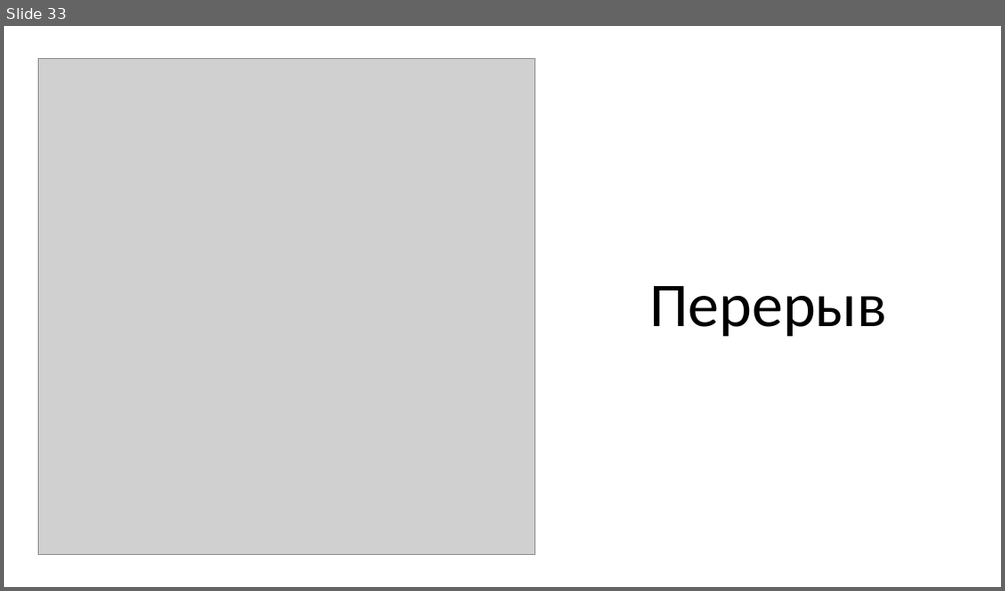
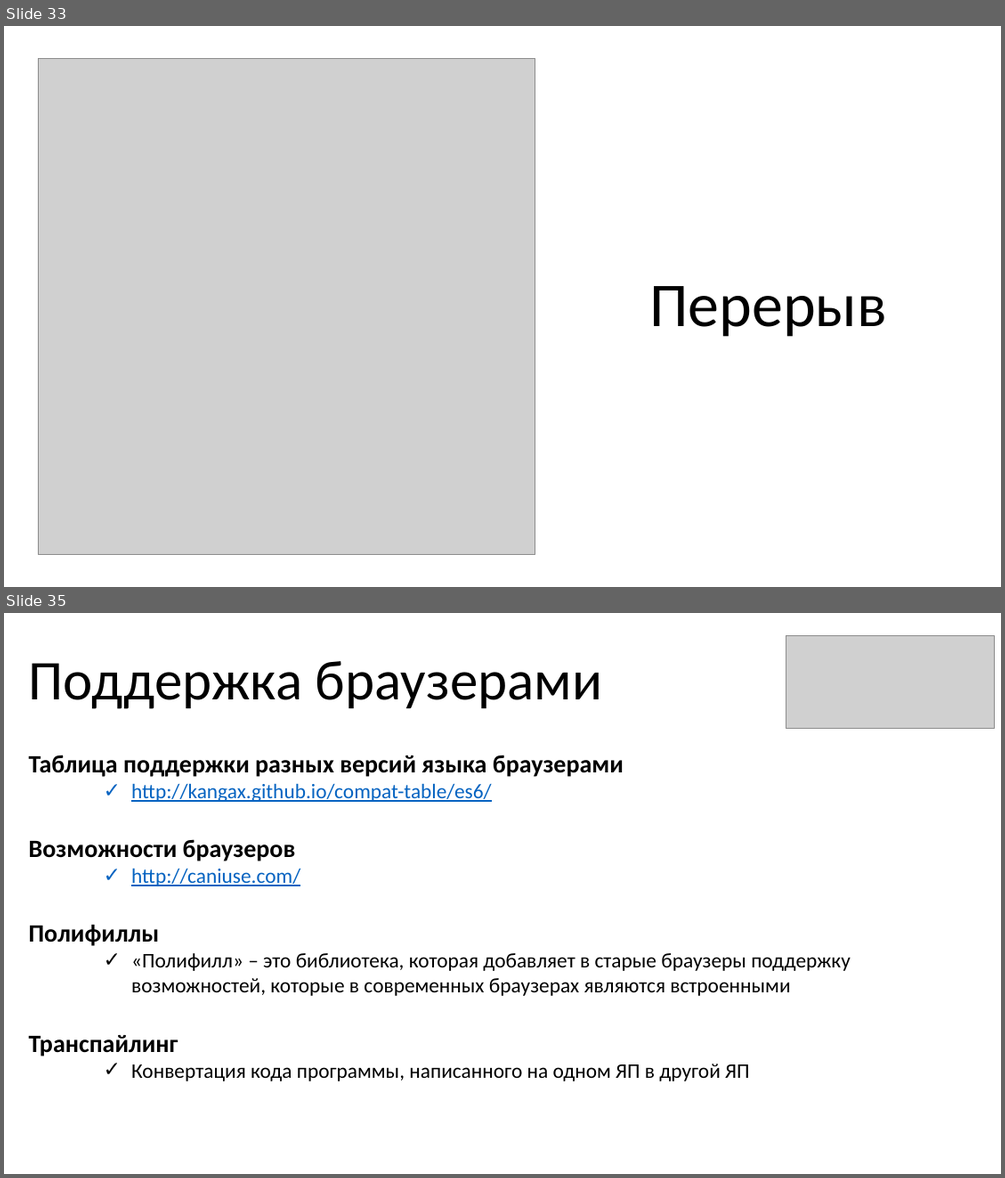
Before and after one commit to KOPTE3/modern-es, a slide deck: Modern ES.pptx. Shown one above the other, each under a label of ours: slide 33 before the commit, slides 33 and 35 after it; the slides between them are not shown. The pictures are 1005x591 and 1005x1178 pixels, drawn with LibreOffice and Linux fonts; fonts in the diff are those of the drawing; grey boxes stand for pictures. Boxes give left, top, right and bottom in pixels: in the first picture for what was removed or moved away, otherwise in the second. Text is boxed around its words. In the diff, an @@ line names an element or a change of style, - is before the commit and + after.

```diff
--- a/Modern ES.pptx
+++ b/Modern ES.pptx
@@ slide 35 added at [4,613,1001,1174], background #FFFFFF @@
@@ picture added at [786,636,994,728] @@
@@ title added at [29,661,603,709], 54 pt, text #000000 @@
+Поддержка браузерами
@@ text added at [29,755,850,1081], 20 pt, text #000000 @@
+Таблица поддержки разных версий языка браузерами
+    ✓ http://kangax.github.io/compat-table/es6/
+Возможности браузеров
+    ✓ http://caniuse.com/
+Полифиллы
+    ✓ «Полифилл» – это библиотека, которая добавляет в старые браузеры поддержку возможностей, которые в современных браузерах являются встроенными
+Транспайлинг
+    ✓ Конвертация кода программы, написанного на одном ЯП в другой ЯП
```
Also in this commit, not shown: 1 slide changed, 10 other slides added, 2 slides removed.
